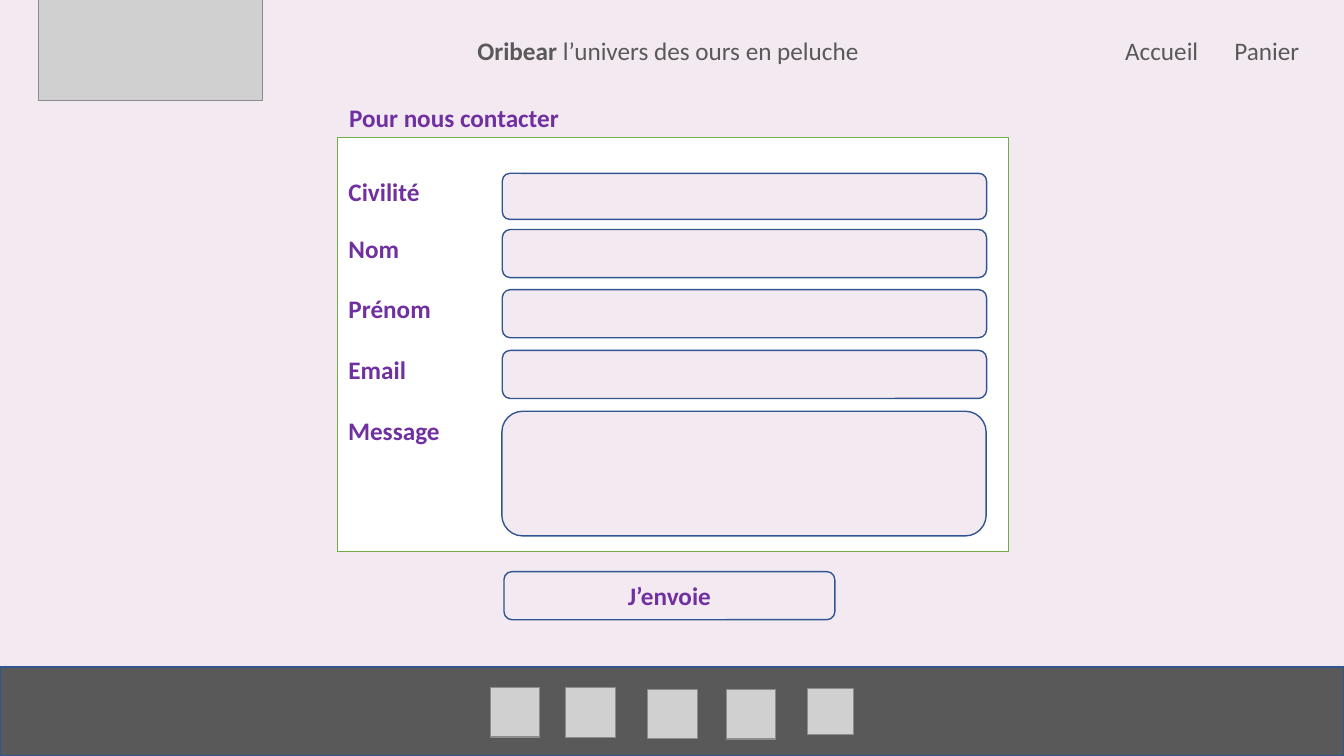
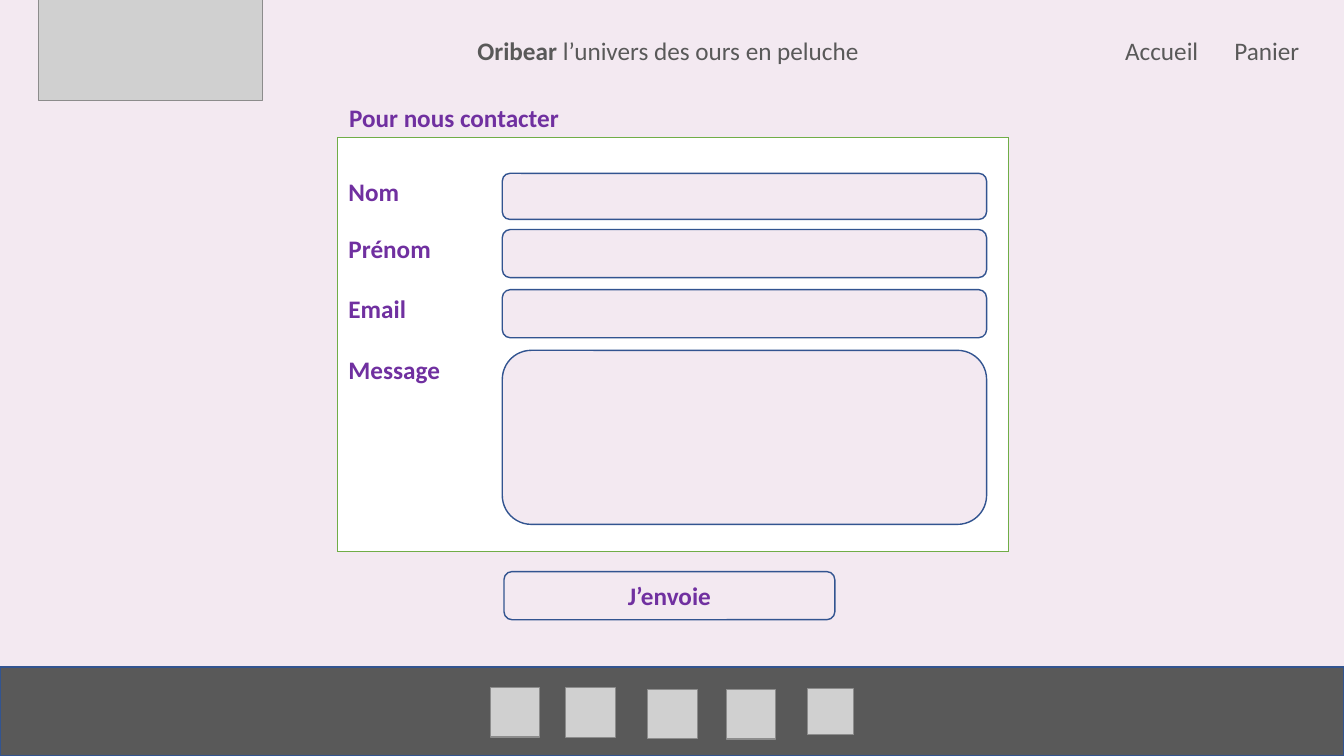
Before and after one commit to darethlao/orinoco, a slide deck: slide 10 of design marquette/orinoco_webdesign_model.pptx. Drawn at 1344x756 pixels with LibreOffice and Linux fonts; fonts in the diff are those of the drawing; grey boxes stand for pictures. Boxes give left, top, right and bottom in pixels: in the first picture for what was removed or moved away, otherwise in the second. Text is boxed around its words. In the diff, an @@ line names an element or a change of style, - is before the commit and + after.

```diff
--- a/design marquette/orinoco_webdesign_model.pptx
+++ b/design marquette/orinoco_webdesign_model.pptx
@@ text "Nom" moved from (x1=348, y1=241, x2=399, y2=258) to (x1=348, y1=184, x2=399, y2=201) @@
@@ text removed at (x1=348, y1=183, x2=419, y2=201) @@
-Civilité
@@ 3 texts moved together from (x1=348, y1=300, x2=440, y2=445) to (x1=348, y1=240, x2=440, y2=384) @@
@@ rounded rectangle resized from (x1=502, y1=351, x2=986, y2=399) to (x1=502, y1=351, x2=986, y2=525) @@
@@ rounded rectangle removed at (x1=502, y1=411, x2=986, y2=536) @@
```
Also in this commit, not shown: 22 other files.
